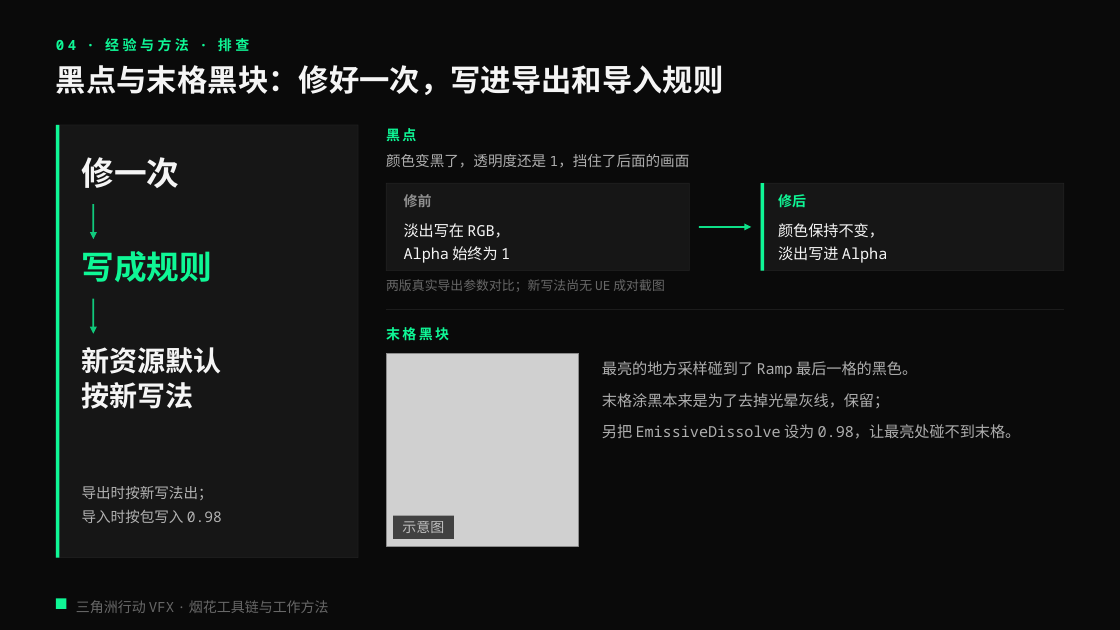
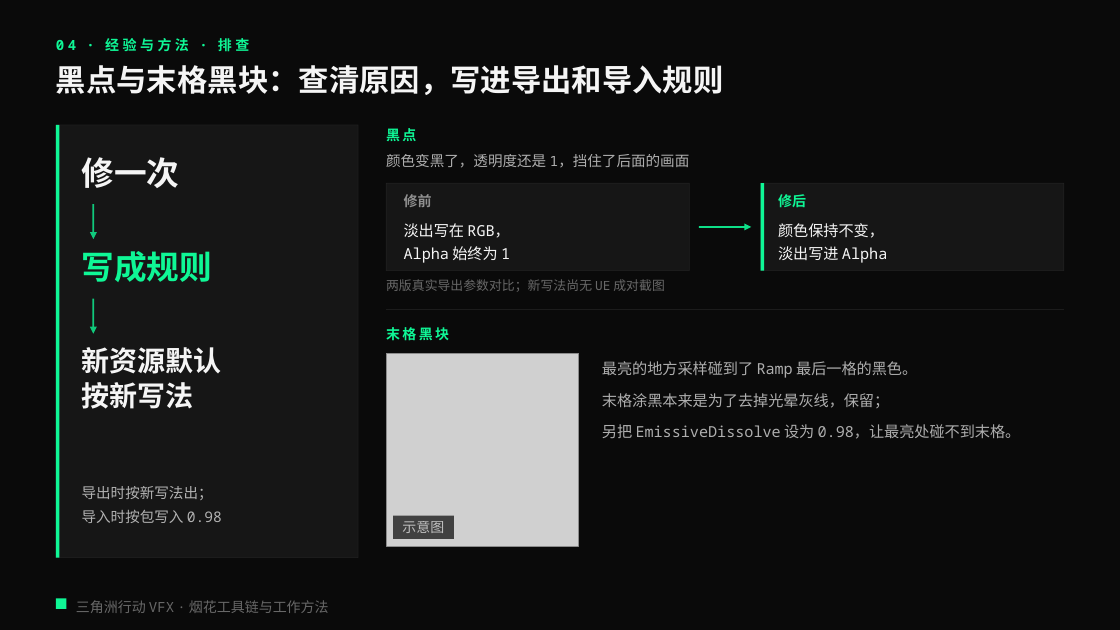
Before and after one commit to loccmaiii-lang/FireWorksLab, a slide deck: slide 21 of 协作/提示词/分享PPT交接_2026-10-29/第三版交付/烟花秀AI全流程_第三版.pptx. Drawn at 1120x630 pixels with LibreOffice and Linux fonts; fonts in the diff are those of the drawing; grey boxes stand for pictures. Boxes give left, top, right and bottom in pixels: in the first picture for what was removed or moved away, otherwise in the second. Text is boxed around its words. In the diff, an @@ line names an element or a change of style, - is before the commit and + after.

```diff
--- a/协作/提示词/分享PPT交接_2026-10-29/第三版交付/烟花秀AI全流程_第三版.pptx
+++ b/协作/提示词/分享PPT交接_2026-10-29/第三版交付/烟花秀AI全流程_第三版.pptx
@@ text at (56, 65, 724, 95): text changed @@
-黑点与末格黑块：修好一次，写进导出和导入规则
+黑点与末格黑块：查清原因，写进导出和导入规则
```
Also in this commit, not shown: 10 other slides changed, 11 other files.
